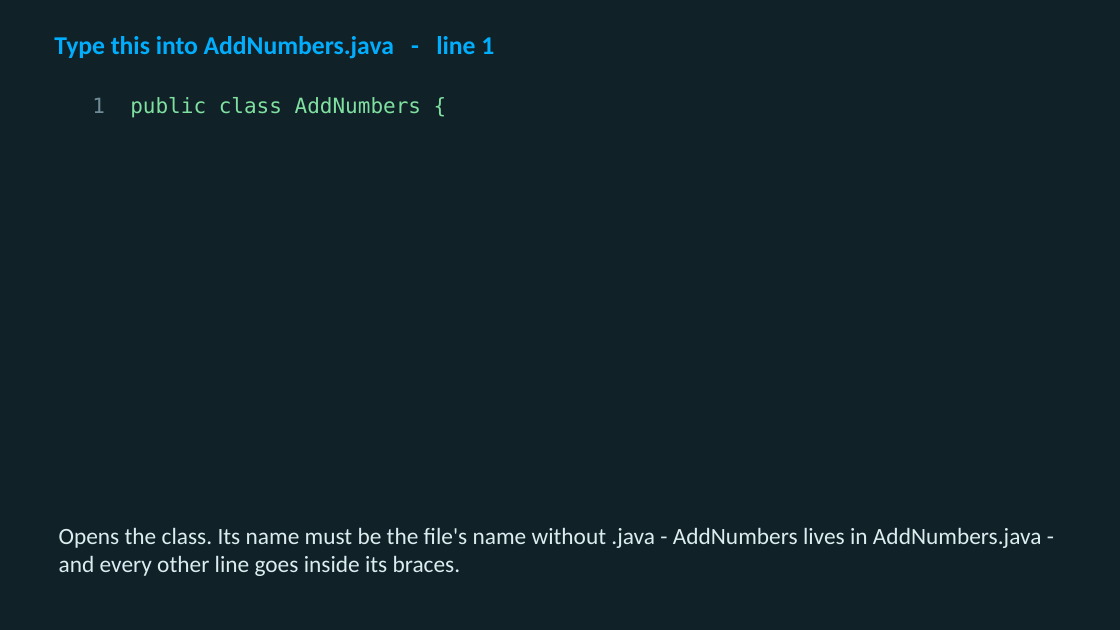
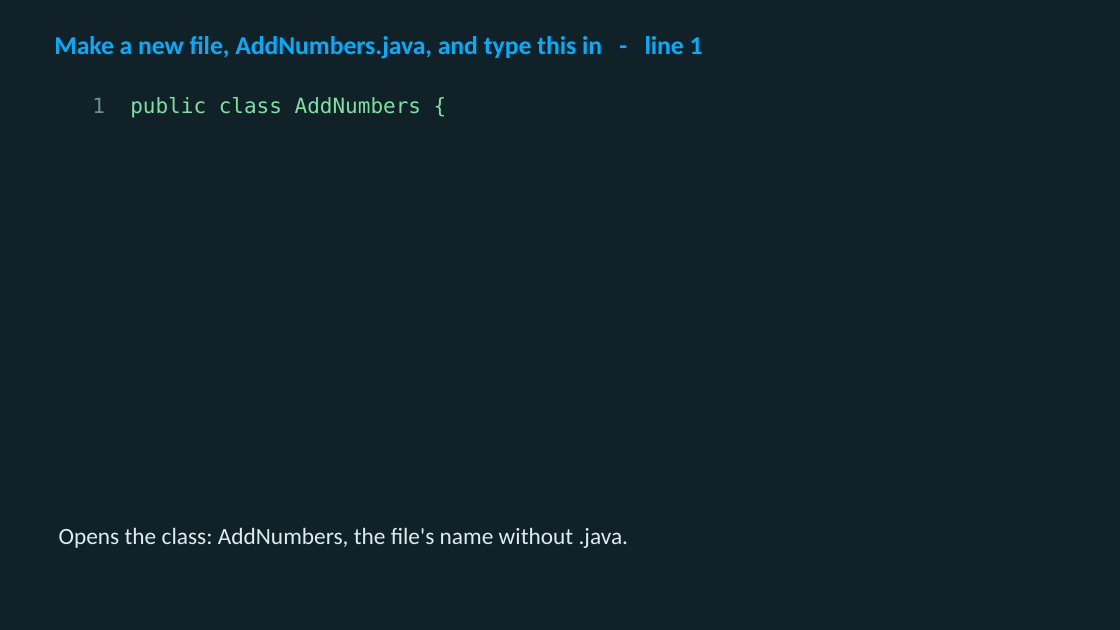
Before and after one commit to utgapps/utgapps.github.io, a slide deck: slide 20 of cs701/slides/week-09.pptx. Drawn at 1120x630 pixels with LibreOffice and Linux fonts; fonts in the diff are those of the drawing. Boxes give left, top, right and bottom in pixels: in the first picture for what was removed or moved away, otherwise in the second. Text is boxed around its words. In the diff, an @@ line names an element or a change of style, - is before the commit and + after.

```diff
--- a/cs701/slides/week-09.pptx
+++ b/cs701/slides/week-09.pptx
@@ text at bbox=[54, 36, 703, 59]: text changed @@
-Type this into AddNumbers.java - line 1
+Make a new file, AddNumbers.java, and type this in - line 1
@@ text at bbox=[59, 527, 629, 548]: text changed @@
-Opens the class. Its name must be the file's name without .java - AddNumbers lives in AddNumbers.java - and every other line goes inside its braces.
+Opens the class: AddNumbers, the file's name without .java.
```
Also in this commit, not shown: 4 other slides changed, 47 other files.
